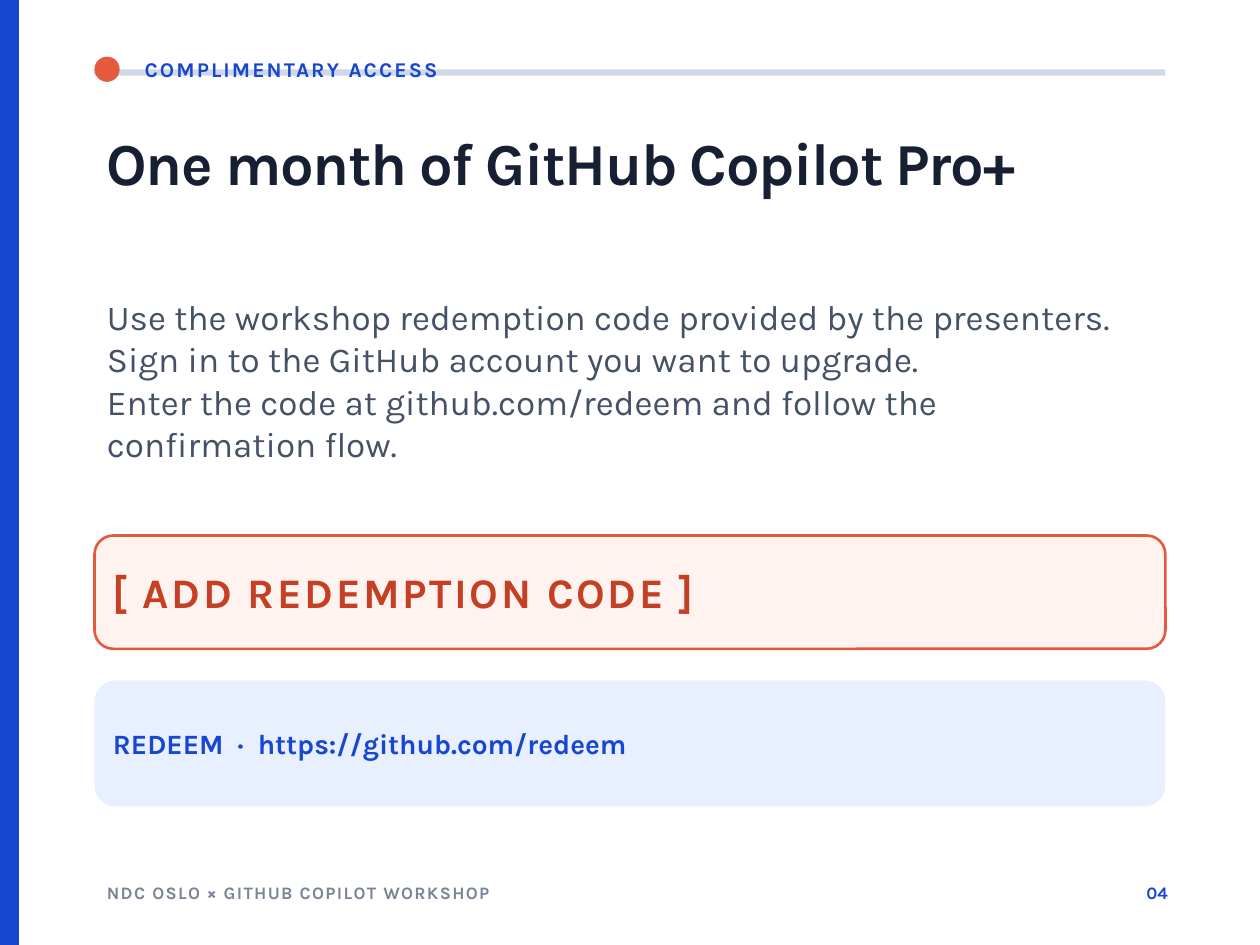
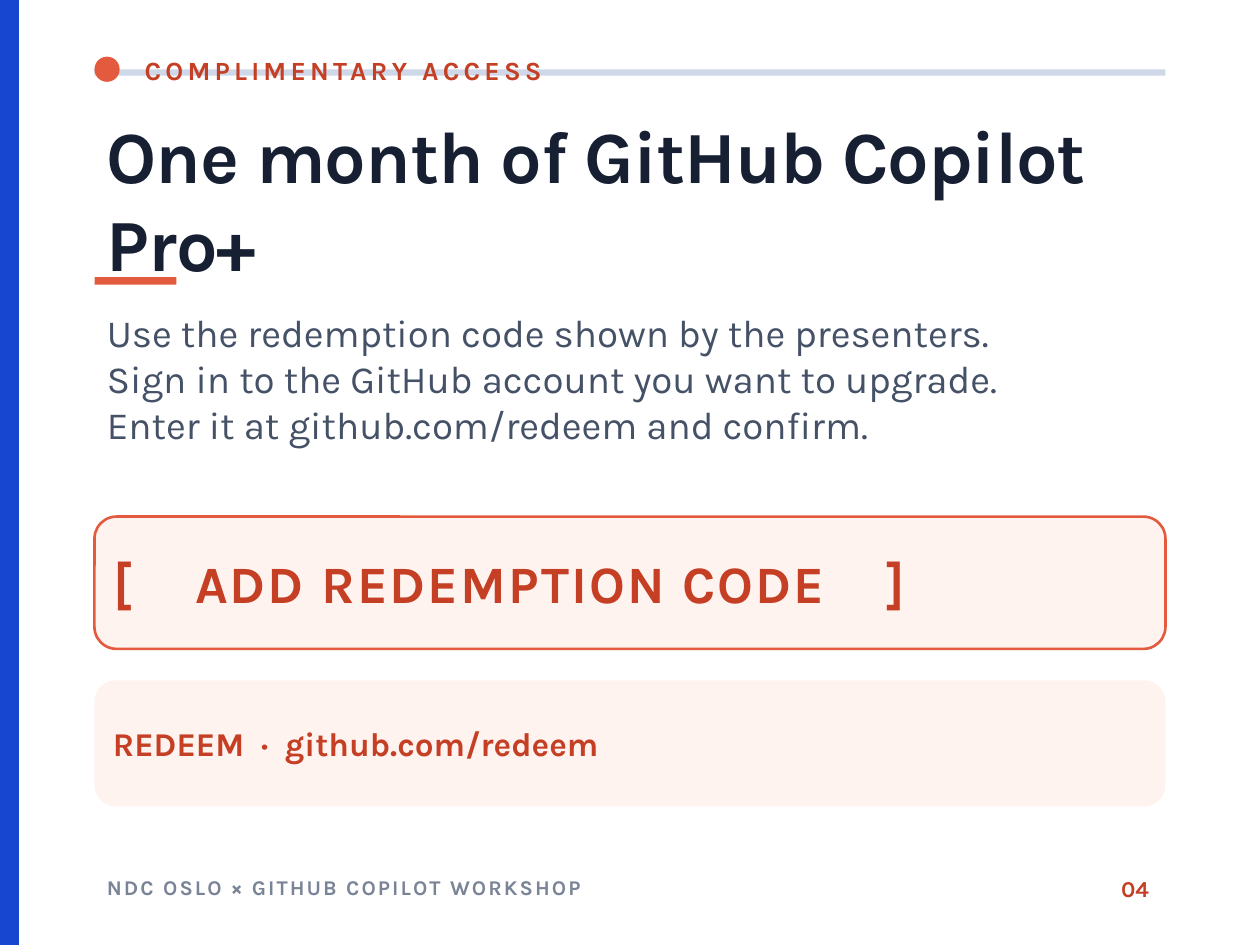
Before and after one commit to jamesmontemagno/ndc-oslo-copilot-workshop, a slide deck: slide 4 of NDC-Oslo-Copilot-Workshop.pptx. Drawn at 1260x945 pixels with LibreOffice and Linux fonts; fonts in the diff are those of the drawing. Boxes give left, top, right and bottom in pixels: in the first picture for what was removed or moved away, otherwise in the second. Text is boxed around its words. In the diff, an @@ line names an element or a change of style, - is before the commit and + after.

```diff
--- a/NDC-Oslo-Copilot-Workshop.pptx
+++ b/NDC-Oslo-Copilot-Workshop.pptx
@@ text "COMPLIMENTARY ACCESS" at bbox=[132, 48, 1077, 91]: size 12 to 15 pt, text colour #1746D1 to #C53F25, letter spacing 1.2 to 2.4 pt @@
@@ text "One month of GitHub Copilot ...": place and size @@
-text "One month of GitHub Copilot ..." at bbox=[107, 142, 1015, 199]
+text "One month of GitHub Copilot ..." at bbox=[107, 130, 1086, 285]
@@ text "One month of GitHub Copilot ..." at bbox=[107, 130, 1086, 285]: size 34 to 42 pt, letter spacing -0.8 to -0.6 pt @@
@@ rectangle added at bbox=[94, 277, 176, 285], fill #E45A3E @@
@@ text "Use the redemption code shown ...": place and size @@
-text "Use the redemption code shown ..." at bbox=[107, 306, 1110, 458]
+text "Use the redemption code shown ..." at bbox=[107, 320, 997, 449]
@@ text at bbox=[107, 320, 988, 356]: text changed; size 20 to 22 pt @@
-Use the workshop redemption code provided by the presenters.
+Use the redemption code shown by the presenters.
@@ text at bbox=[107, 366, 997, 403]: size 20 to 22 pt in "Sign in to the GitHub account you ..." @@
@@ text at bbox=[107, 411, 868, 449]: text changed; size 20 to 22 pt @@
-Enter the code at github.com/redeem and follow the confirmation flow.
+Enter it at github.com/redeem and confirm.
@@ rounded rectangle "[ ADD REDEMPTION CODE ]": place and size @@
-rounded rectangle "[ ADD REDEMPTION CODE ]" at bbox=[94, 536, 1166, 649]
+rounded rectangle "[ ADD REDEMPTION CODE ]" at bbox=[94, 517, 1166, 649]
@@ rounded rectangle "[ ADD REDEMPTION CODE ]" at bbox=[94, 517, 1166, 649]: size 24 to 30 pt, letter spacing 1.5 to 1.2 pt @@
@@ rounded rectangle "REDEEM · github.com/redeem" at bbox=[94, 680, 1166, 806]: fill #E8F0FF to #FFF3EF @@
@@ text in rounded rectangle at bbox=[113, 731, 598, 764]: text changed; size 16 to 19 pt; text colour #1746D1 to #C53F25 @@
-REDEEM · https://github.com/redeem
+REDEEM · github.com/redeem
@@ text "NDC OSLO × GITHUB COPILOT ...": place and size @@
-text "NDC OSLO × GITHUB COPILOT ..." at bbox=[107, 887, 489, 899]
+text "NDC OSLO × GITHUB COPILOT ..." at bbox=[163, 881, 581, 895]
@@ text "NDC OSLO × GITHUB COPILOT ..." at bbox=[163, 881, 581, 895]: size 10 to 12 pt, letter spacing 0.8 to 1.2 pt @@
@@ text "04": place and size @@
-text "04" at bbox=[1146, 887, 1167, 900]
+text "04" at bbox=[1121, 882, 1149, 898]
@@ text "04" at bbox=[1121, 882, 1149, 898]: size 10 to 13 pt, text colour #1746D1 to #C53F25 @@
```
Also in this commit, not shown: 8 other slides changed.
